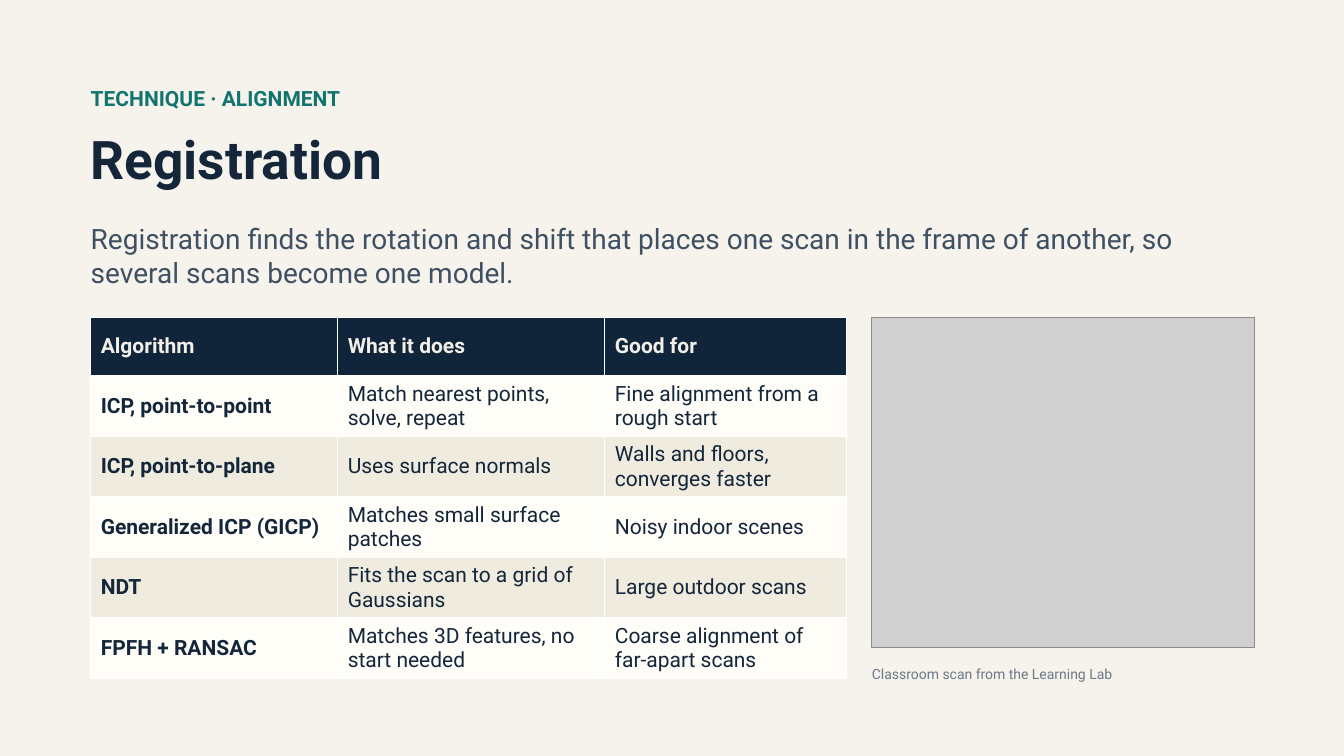
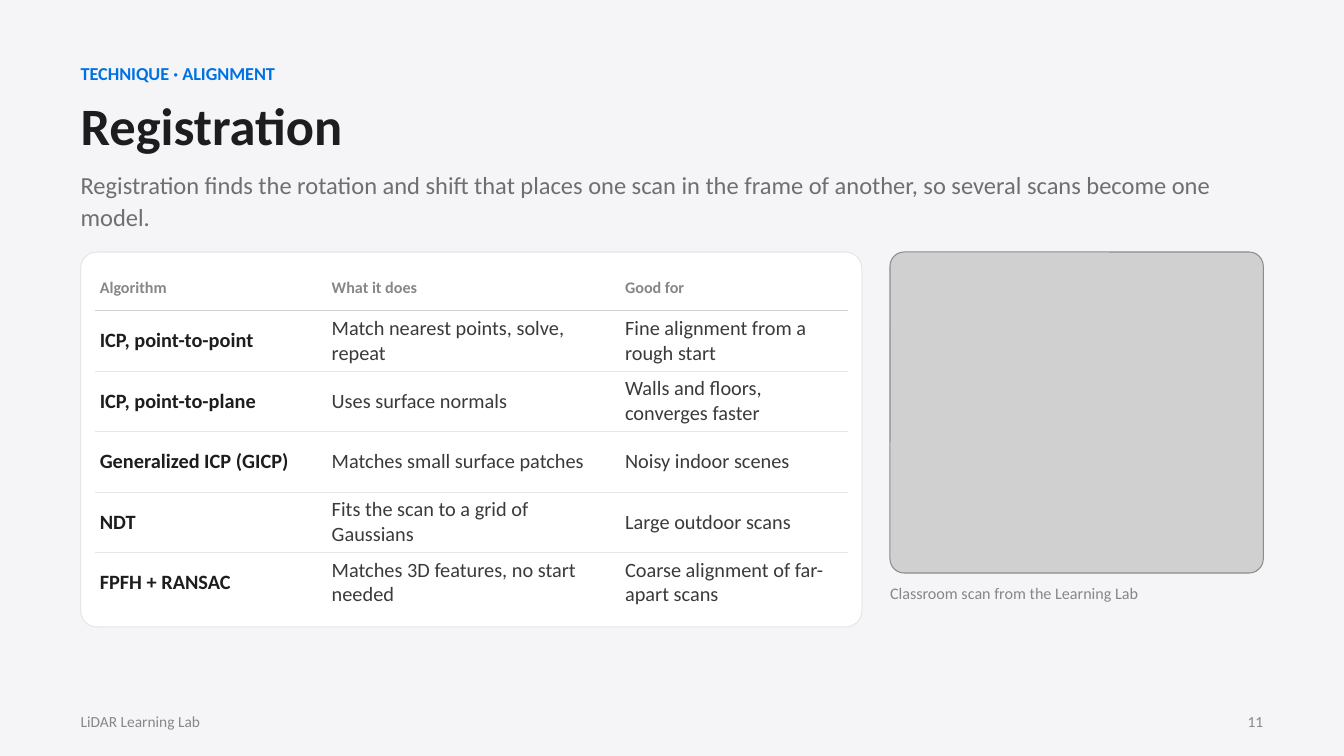
Before and after one commit to maninka123/lidar-learning-lab, a slide deck: slide 11 of presentation/LiDAR_Workshop_Slides.pptx. Drawn at 1344x756 pixels with LibreOffice and Linux fonts; fonts in the diff are those of the drawing; grey boxes stand for pictures. Boxes give left, top, right and bottom in pixels: in the first picture for what was removed or moved away, otherwise in the second. Text is boxed around its words. In the diff, an @@ line names an element or a change of style, - is before the commit and + after.

```diff
--- a/presentation/LiDAR_Workshop_Slides.pptx
+++ b/presentation/LiDAR_Workshop_Slides.pptx
@@ background #F6F3EC to #F5F5F7 @@
@@ text "TECHNIQUE · ALIGNMENT": place and size @@
-text "TECHNIQUE · ALIGNMENT" at box(91, 91, 340, 109)
+text "TECHNIQUE · ALIGNMENT" at box(81, 68, 275, 83)
@@ text "TECHNIQUE · ALIGNMENT" at box(81, 68, 275, 83): size 15 to 13 pt, font Roboto to Calibri, text colour #12746F to #0071E3; less space between paragraphs @@
@@ text "Registration": place and size @@
-text "Registration" at box(91, 139, 383, 190)
+text "Registration" at box(81, 108, 343, 154)
@@ text "Registration" at box(81, 108, 343, 154): size 38 to 37.5 pt, font Roboto to Calibri, text colour #14263A to #1D1D1F; less space between paragraphs @@
@@ text "Registration finds the rotation and ...": place and size @@
-text "Registration finds the rotation and ..." at box(91, 227, 1172, 284)
+text "Registration finds the rotation and ..." at box(81, 177, 1210, 226)
@@ text "Registration finds the rotation and ..." at box(81, 177, 1210, 226): size 20 to 17.5 pt, font Roboto to Calibri, text colour #3E5062 to #6E6E73; line spacing 1 to 1.1; less space between paragraphs @@
@@ rounded rectangle added at box(81, 252, 862, 627), fill #FFFFFF, outline #E5E5EA 0.75 pt @@
@@ table at box(95, 266, 848, 613) @@
@@ fill #10243A to none in row 1 @@
@@ fill #FFFDF8 to none in 9 cells @@
@@ fill #F0EBDF to none in 6 cells @@
@@ size 15 to 11.5 pt, text colour #F2EFE8 to #86868B in "Algorithm", "What it does", "Good for" @@
@@ font Roboto to Calibri, size 15 to 14.5 pt @@
@@ text colour #14263A to #1D1D1F in "ICP, point-to-point", "ICP, point-to-plane", "Generalized ICP (GICP)", "NDT" and 1 more places @@
@@ text colour #14263A to #3A3A3C in "Match nearest points, solve, repeat", "Fine alignment from a rough start", "Uses surface normals", "Walls and floors, converges faster" and 6 more places @@
@@ borders changed @@
@@ table: place and size @@
-table at box(91, 318, 847, 679)
+table at box(95, 266, 848, 613)
@@ picture: place and size @@
-picture at box(872, 318, 1255, 647)
+picture at box(890, 252, 1263, 573)
@@ text "Classroom scan from the Learning ...": place and size @@
-text "Classroom scan from the Learning ..." at box(872, 668, 1112, 682)
+text "Classroom scan from the Learning ..." at box(890, 588, 1138, 602)
@@ text "Classroom scan from the Learning ..." at box(890, 588, 1138, 602): size 10 to 11.5 pt, font Roboto to Calibri, text colour #6B7886 to #86868B; less space between paragraphs @@
@@ text added at box(81, 716, 200, 730), 11 pt, text #86868B @@
+LiDAR Learning Lab
@@ text added at box(1248, 717, 1264, 727), 11 pt, text #86868B @@
+11
```
Also in this commit, not shown: 22 other slides changed, 2 slides added, 2 slides removed.
